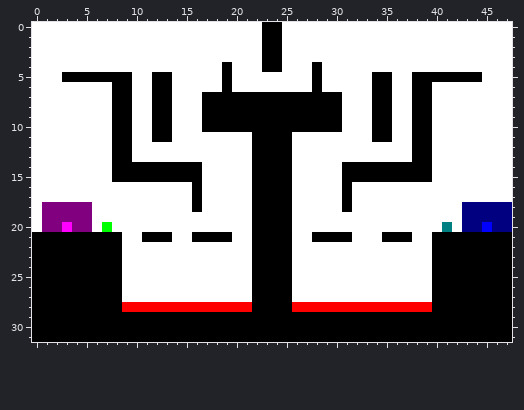
A pixel-art sprite gets an edit: priv/static/images/level.png. The first picture shows the starting point.
The file is 48x32 pixels.
After:
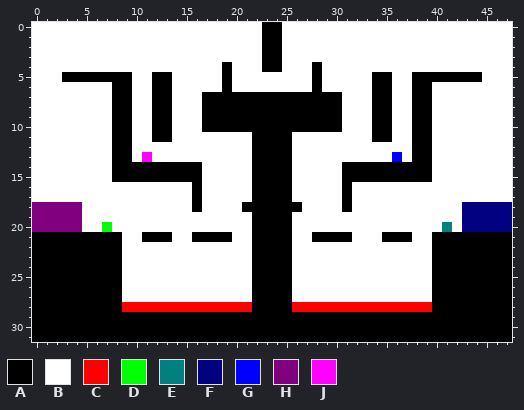
Palette (. is transparent): A #000000  B #ffffff  C #ff0000  D #00ff00  E #008080  F #000080  G #0000ff  H #800080  J #ff00ff
What changed:
Colour A replaces colour B in row 18 at x 21 and 26.
Colour B replaces colour H in rows 18 to 20 at x 5.
Colour F replaces colour G in row 20 at x 45.
Colour G replaces colour B in row 13 at x 36.
Colour H replaces colour B in rows 18 to 20 at x 0.
Colour H replaces colour J in row 20 at x 3.
Colour J replaces colour B in row 13 at x 11.
Boxes around the changes in both pictures, in picture pixels (x1, y1, x2, y2):
changed: (142, 152, 152, 162)
changed: (392, 152, 402, 162)
changed: (32, 202, 92, 232)
changed: (242, 202, 302, 212)
changed: (482, 222, 492, 232)
